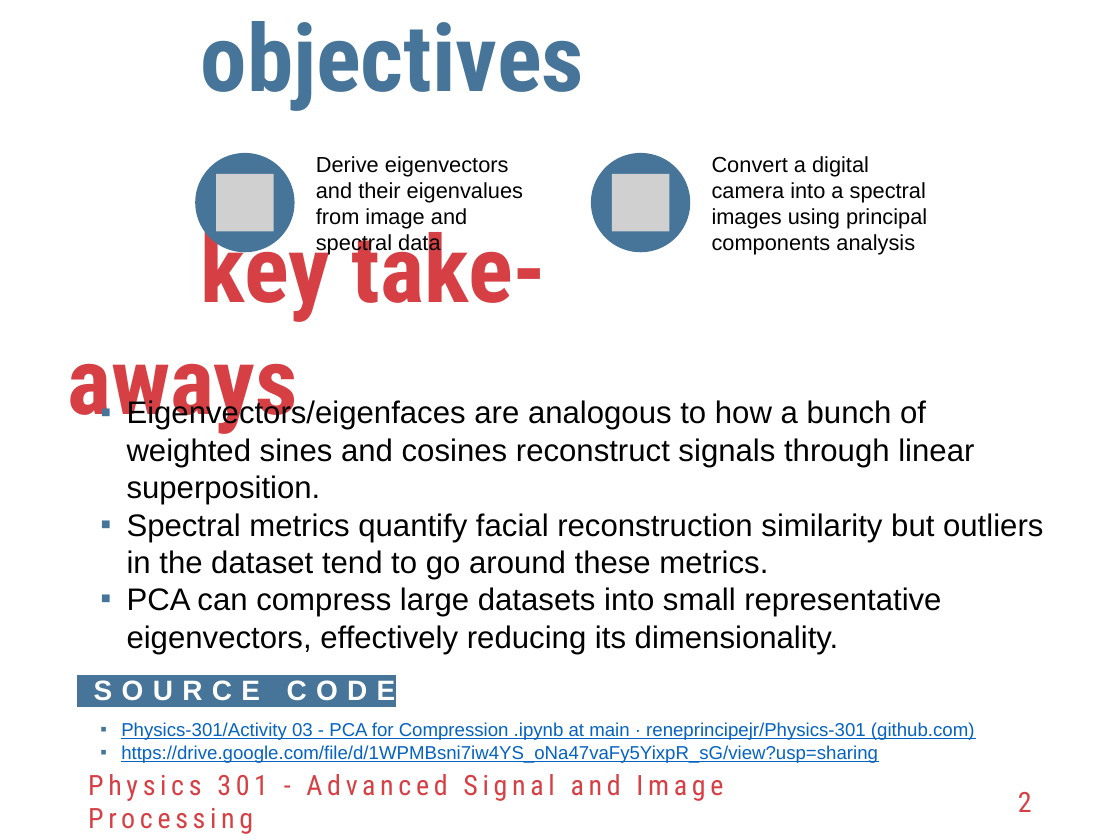
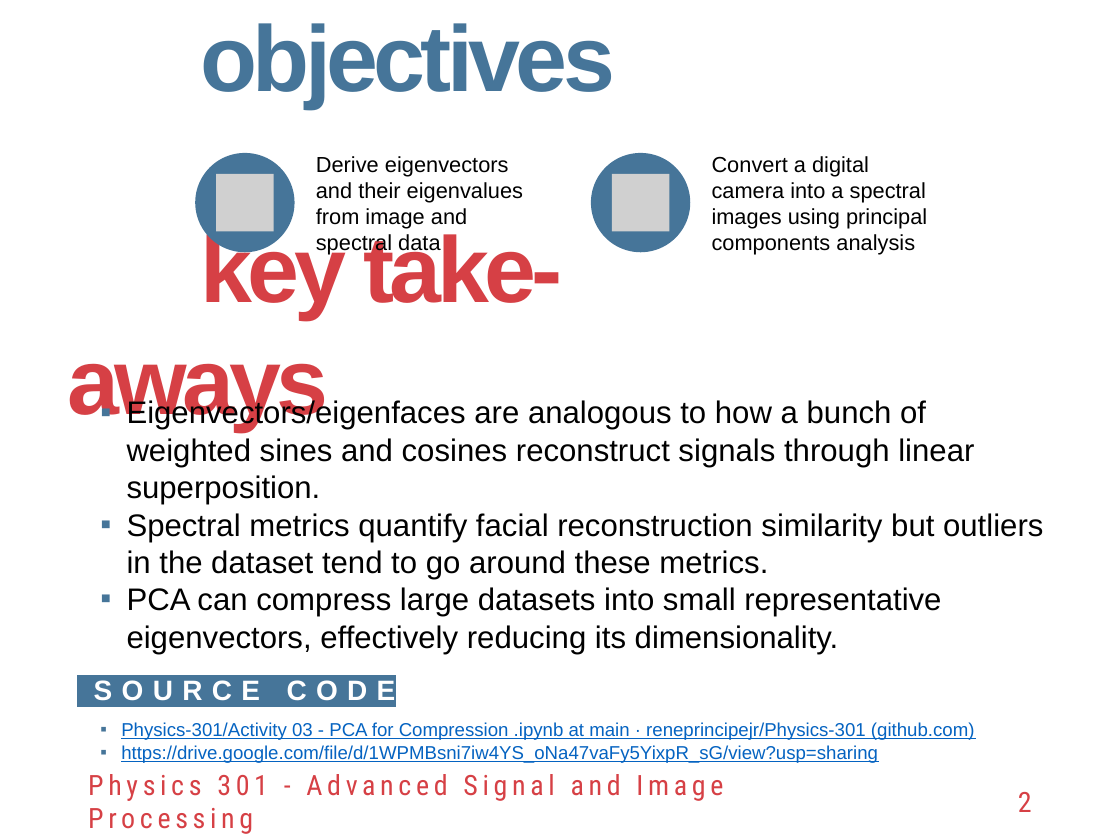
Before and after one commit to reneprincipejr/Physics-301, a slide deck: slide 2 of 03 PCA for Compression/Activity 3 - PCA for Compression.pptx. Drawn at 1120x840 pixels with LibreOffice and Linux fonts; fonts in the diff are those of the drawing; grey boxes stand for pictures; background and template pictures are left out. Boxes give left, top, right and bottom in pixels: in the first picture for what was removed or moved away, otherwise in the second. Text is boxed around its words. In the diff, an @@ line names an element or a change of style, - is before the commit and + after.

```diff
--- a/03 PCA for Compression/Activity 3 - PCA for Compression.pptx
+++ b/03 PCA for Compression/Activity 3 - PCA for Compression.pptx
@@ title "objectives" at box(200, 23, 614, 108): font Roboto Condensed to Arial, letter spacing 0 to -3 pt @@
@@ text "key take-aways" at box(67, 228, 562, 431): font Roboto Condensed to Arial, letter spacing 0 to -3 pt @@
```
Also in this commit, not shown: 8 other slides changed, 5 other files.
